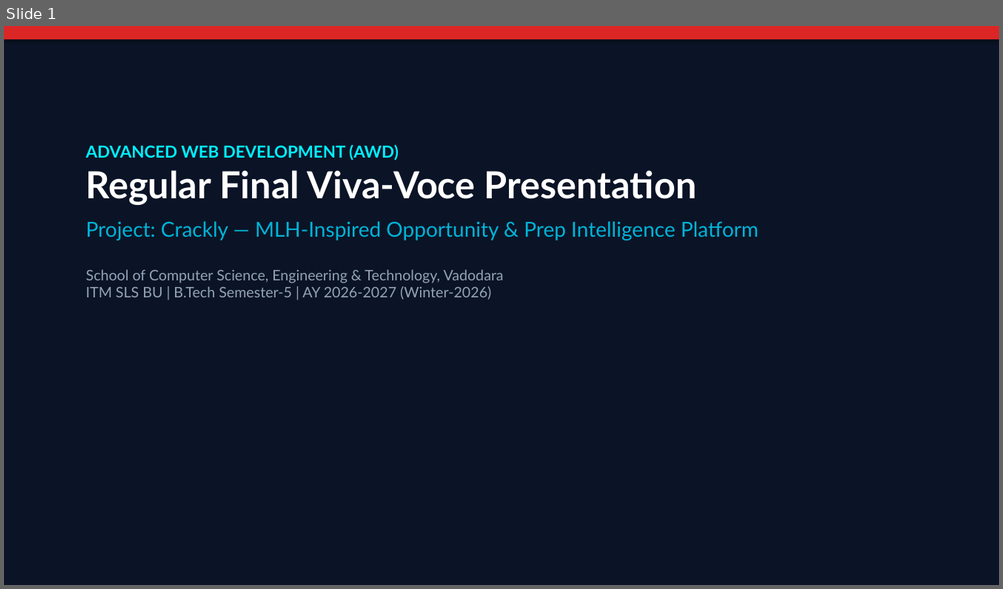
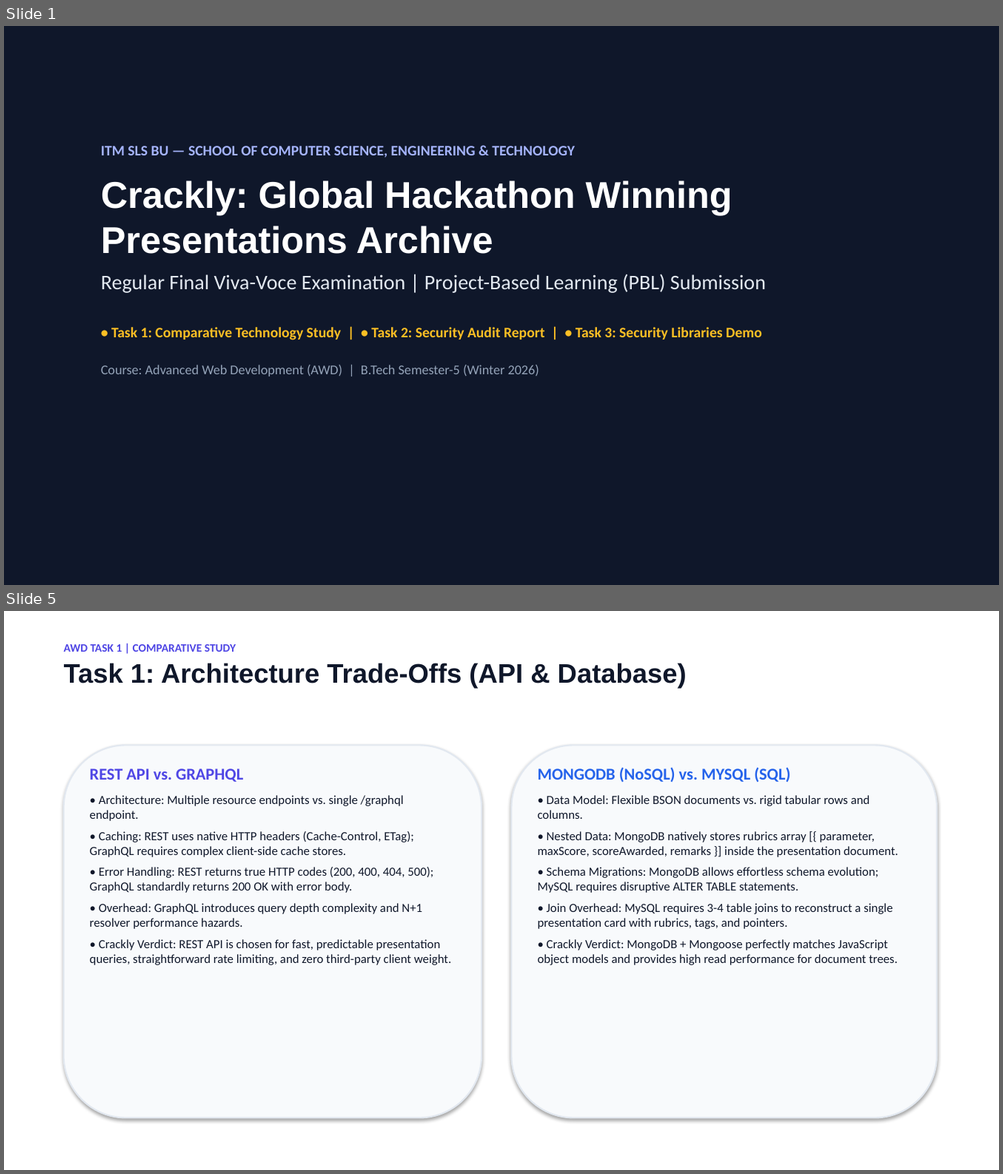
Before and after one commit to ToshalTrivedi/AWD_Project-, a slide deck: docs/AWD_Final_Viva_Presentation_Crackly.pptx. Shown one above the other, each under a label of ours: slide 1 before the commit, slides 1 and 5 after it; the slides between them are not shown. The pictures are 1003x589 and 1003x1174 pixels, drawn with LibreOffice and Linux fonts; fonts in the diff are those of the drawing. Boxes give left, top, right and bottom in pixels: in the first picture for what was removed or moved away, otherwise in the second. Text is boxed around its words. In the diff, an @@ line names an element or a change of style, - is before the commit and + after.

Commit message:
feat(crackly): streamline codebase, update brand favicon, and add AWD viva-voce deliverables (PPT, reports, test suite)

```diff
--- a/docs/AWD_Final_Viva_Presentation_Crackly.pptx
+++ b/docs/AWD_Final_Viva_Presentation_Crackly.pptx
@@ slide 5 added at (4, 611, 999, 1170), background #FFFFFF @@
@@ text added at (64, 644, 686, 689), 26 pt, text #0F172A, bold @@
+AWD TASK 1 | COMPARATIVE STUDY
+Task 1: Architecture Trade-Offs (API & Database)
@@ rounded rectangle added at (64, 745, 481, 1119), fill #F8FAFC, outline #E2E8F0 1.5 pt @@
@@ rounded rectangle added at (512, 745, 936, 1119), fill #F8FAFC, outline #E2E8F0 1.5 pt @@
@@ text added at (90, 769, 451, 965), 12 pt, text #0F172A @@
+REST API vs. GRAPHQL
+• Architecture: Multiple resource endpoints vs. single /graphql endpoint.
+• Caching: REST uses native HTTP headers (Cache-Control, ETag); GraphQL requires complex client-side cache stores.
+• Error Handling: REST returns true HTTP codes (200, 400, 404, 500); GraphQL standardly returns 200 OK with error body.
+• Overhead: GraphQL introduces query depth complexity and N+1 resolver performance hazards.
+• Crackly Verdict: REST API is chosen for fast, predictable presentation queries, straightforward rate limiting, and zero third-party client weight.
@@ text added at (538, 767, 898, 965), 12 pt, text #0F172A @@
+MONGODB (NoSQL) vs. MYSQL (SQL)
+• Data Model: Flexible BSON documents vs. rigid tabular rows and columns.
+• Nested Data: MongoDB natively stores rubrics array [{ parameter, maxScore, scoreAwarded, remarks }] inside the presentation document.
+• Schema Migrations: MongoDB allows effortless schema evolution; MySQL requires disruptive ALTER TABLE statements.
+• Join Overhead: MySQL requires 3-4 table joins to reconstruct a single presentation card with rubrics, tags, and pointers.
+• Crackly Verdict: MongoDB + Mongoose perfectly matches JavaScript object models and provides high read performance for document trees.
@@ slide 1 changed as well @@
@@ rectangle at (4, 26, 999, 585): fill #0B1426 to #0F172A @@
@@ rectangle removed at (4, 26, 999, 39) @@
@@ text at (101, 146, 765, 377): text changed; font Lato to Calibri; text colour #94A3B8 to #FBBF24; bold on @@
-ADVANCED WEB DEVELOPMENT (AWD)
-Regular Final Viva-Voce Presentation
-Project: Crackly — MLH-Inspired Opportunity & Prep Intelligence Platform
-School of Computer Science, Engineering & Technology, Vadodara
-ITM SLS BU | B.Tech Semester-5 | AY 2026-2027 (Winter-2026)
+ITM SLS BU — SCHOOL OF COMPUTER SCIENCE, ENGINEERING & TECHNOLOGY
+Crackly: Global Hackathon Winning Presentations Archive
+Regular Final Viva-Voce Examination | Project-Based Learning (PBL) Submission
+• Task 1: Comparative Technology Study | • Task 2: Security Audit Report | • Task 3: Security Libraries Demo
+Course: Advanced Web Development (AWD) | B.Tech Semester-5 (Winter 2026)
```
Also in this commit, not shown: 8 other slides added, 12 slides removed, 49 other files.
